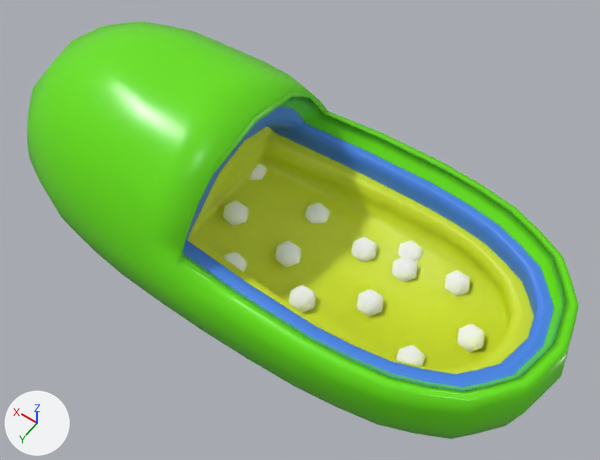
One commit to the glTF model scene.glb: the scene before it, then after it.
Before and after are seen from a 50 mm lens placed at (-4.83, 6.3, 9.81), pointed at (-0.3, -0.04, -0.16). Arrows for +X, +Y and +Z are at lower left; the lights stay in place.

Names of what the first picture shows: 'Sphere', 'cell'.
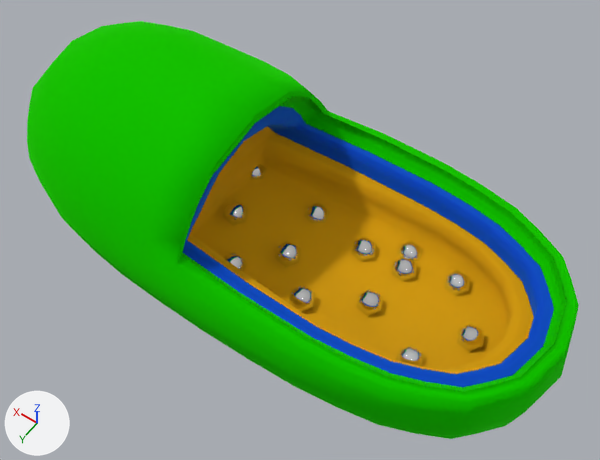
What the commit changed:
Material 'ribo' (mat_ribo) changes colour from white #ffffff to white #e7e7e7; in linear values from (1.0, 1.0, 1.0) to (0.8, 0.8, 0.8).
In material 'ribo' (mat_ribo), roughness goes from 1.0 to 0.0.
Material 'capsule' (mat_capsule) changes colour from green #69e700 to green #27e700; in linear values from (0.141, 0.8, 0.0) to (0.0206, 0.8, 0.0).
In material 'capsule' (mat_capsule), roughness goes from 0.3 to 1.0.
In material 'capsule' (mat_capsule), metallic goes from 0.0 to 1.0.
In material 'wall' (mat_wall), metallic goes from 0.0 to 1.0.
Material 'membrane' (mat_membrane) changes colour from yellow #d4e725 to yellow #e7b401; in linear values from (0.661, 0.8, 0.0189) to (0.8, 0.457, 0.000421).
In material 'membrane' (mat_membrane), metallic goes from 0.0 to 0.5.
In material 'membrane' (mat_membrane), roughness goes from 0.5 to 1.0.

Where the change shows, as pixel boxes (x1, y1, x2, y2) in the pictures (600 x 460 px):
'cell', recoloured, surface changed
    both: (27, 21, 579, 439)
'Sphere', surface changed, recoloured
    both: (223, 164, 484, 366)
